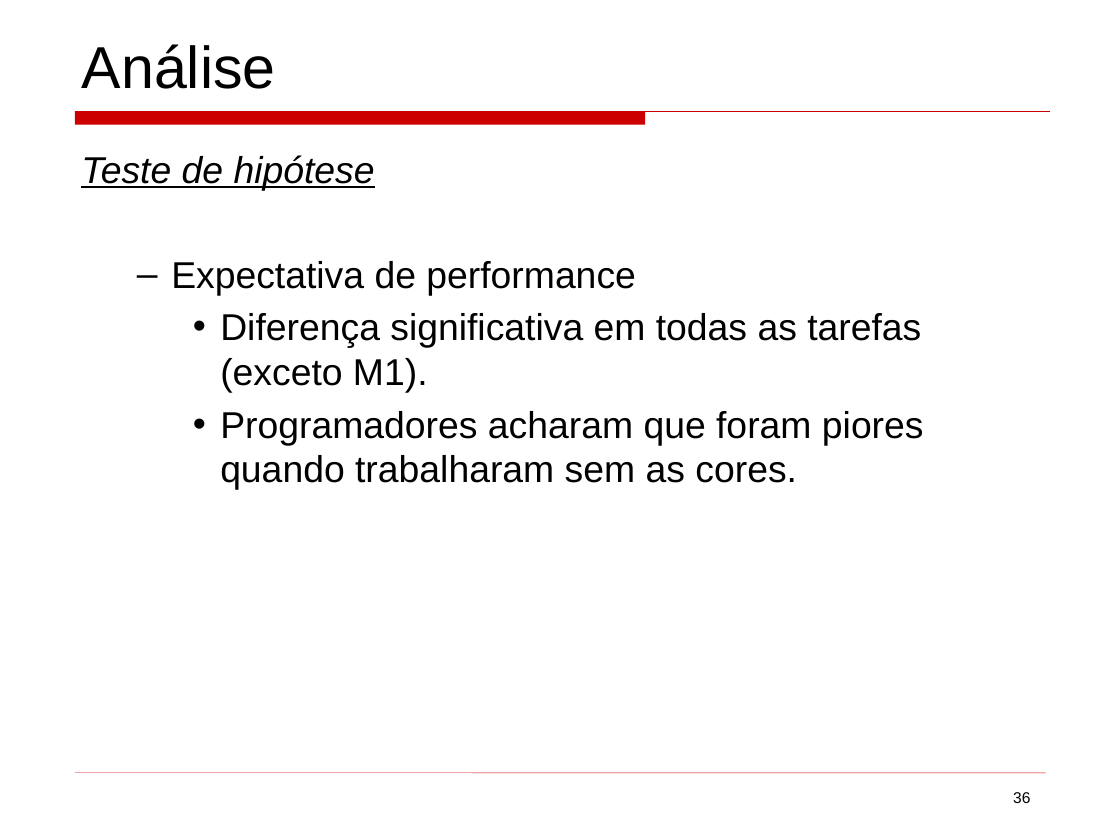
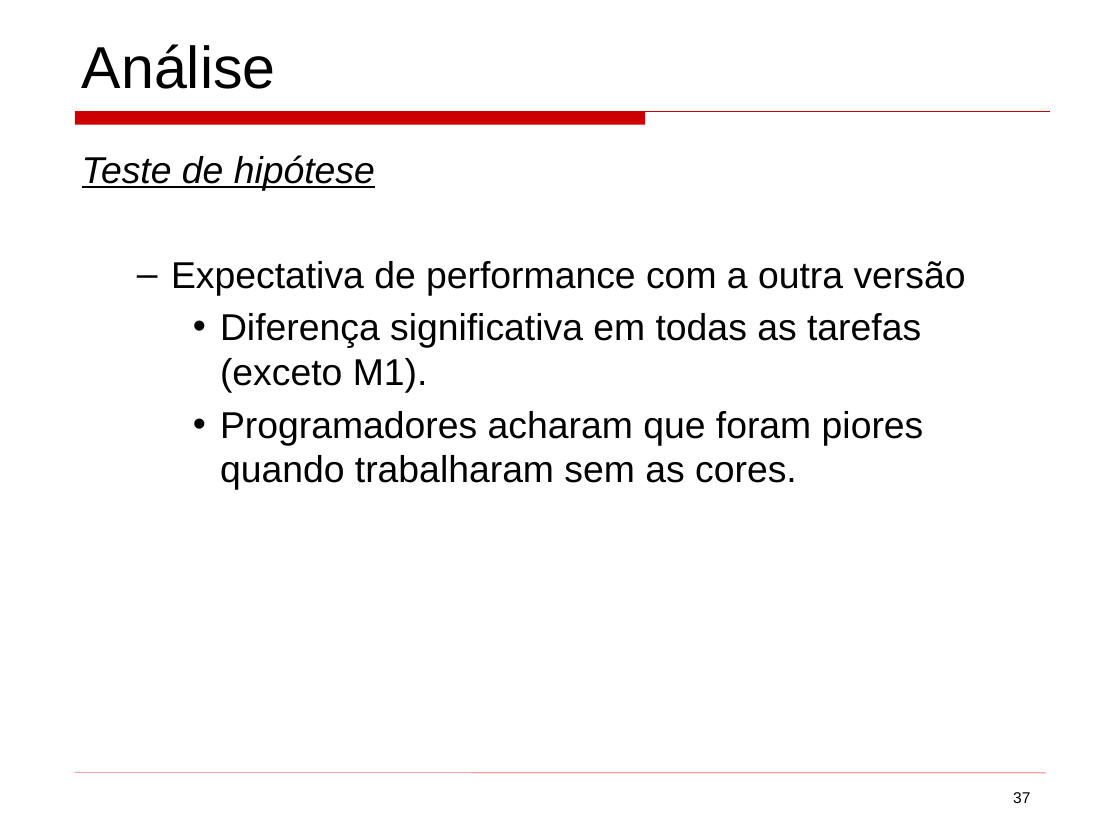
Before and after one commit to mateus51/TPs, a slide deck: slide 37 of ArqSoft/Seminários/background_colors_program_comprehension.ppt (slide 36 before the commit). Drawn at 1120x840 pixels with LibreOffice and Linux fonts; fonts in the diff are those of the drawing. Boxes give left, top, right and bottom in pixels: in the first picture for what was removed or moved away, otherwise in the second. Text is boxed around its words. In the diff, an @@ line names an element or a change of style, - is before the commit and + after.

```diff
--- a/ArqSoft/Seminários/background_colors_program_comprehension.ppt
+++ b/ArqSoft/Seminários/background_colors_program_comprehension.ppt
@@ text at bbox=[171, 261, 966, 295]: text changed @@
-  – Expectativa de performance
+  – Expectativa de performance com a outra versão
@@ page number at bbox=[1013, 792, 1030, 803]: text changed @@
-36
+37
```
Also in this commit, not shown: 19 other slides changed, 2 slides added, 1 slide removed, 3 other files.
